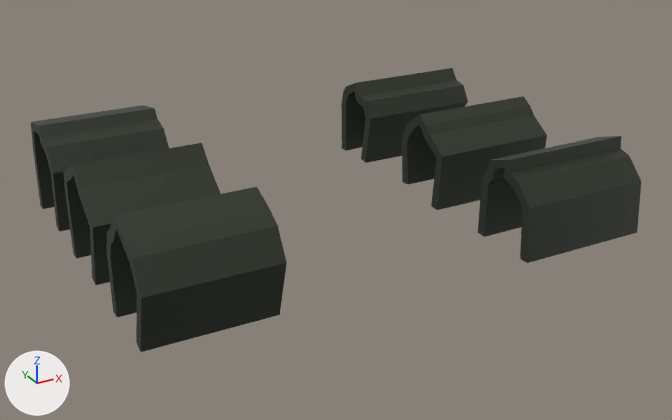
The FBX model Assets/3D_Models/Levels/cave.fbx, before and after one commit.
Before and after are seen from a 50 mm lens placed at (-18.4, -44.8, 17.3), pointed at (-0.1, -11.5, 0.7). Lighting does not change. The marker at lower left points along +X, +Y and +Z. Where no turn or scale is listed for an object, it has been applied to the vertices.

In view in the first picture: 'cave'.
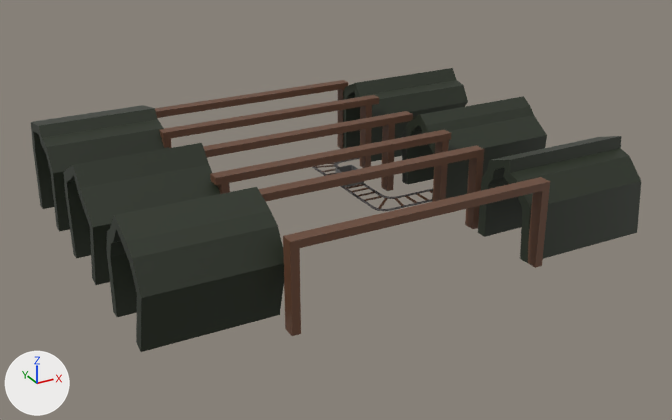
Location of each change, (x1, y1, x2, y2) in pixels of the pictures (672 x 420 px):
part 1 of me_cave, added (brown): after (360, 105, 372, 168)
part 2 of me_cave, added (brown): after (203, 111, 413, 157)
part 3 of me_cave, added (brown): after (381, 124, 395, 191)
part 4 of me_cave, added (brown): after (210, 130, 451, 185)
part 5 of me_cave, added (brown): after (433, 140, 449, 202)
part 6 of me_cave, added: after (217, 183, 230, 194)
part 7 of me_cave, added (brown): after (155, 80, 550, 336)

What the commit changed:
me_cave is used by ob_cave; location (0.0, 0.0, 0.0).
me_cave had 216 vertices, 199 faces and spanned x -11.1..11.1, y -18.7..-2.5, z -0.3..4.5.
me_cave now has 954 vertices, 821 faces and spans x -11.1..11.1, y -19.2..-2.5, z -0.3..4.5.
me_cave part 1: a new loose piece, a box spanning x 4.51..4.86, y -6.31..-5.76, z 0.0..3.37, in mat_mainmat_002 (picture img_imphenziapalette01_png).
me_cave part 2: a new loose piece, a box spanning x -6.04..5.28, y -9.39..-8.84, z 3.37..3.69, in mat_mainmat_002 (picture img_imphenziapalette01_png).
me_cave part 3: a new loose piece, a box spanning x 3.94..4.29, y -9.39..-8.84, z 0.0..3.37, in mat_mainmat_002 (picture img_imphenziapalette01_png).
me_cave part 4: a new loose piece, a box spanning x -6.04..5.28, y -12.54..-11.99, z 3.37..3.69, in mat_mainmat_002 (picture img_imphenziapalette01_png).
me_cave part 5: a new loose piece, a box spanning x 4.81..5.16, y -12.54..-11.99, z 0.0..3.37, in mat_mainmat_002 (picture img_imphenziapalette01_png).
me_cave part 6: a new loose piece, a box spanning x -5.82..-5.47, y -12.54..-11.99, z 0.0..3.37, in mat_mainmat_002 (picture img_imphenziapalette01_png).
me_cave part 7: 586 vertices added at x -6.0..9.5, y -19.2..-2.6, z 0.0..3.7.
